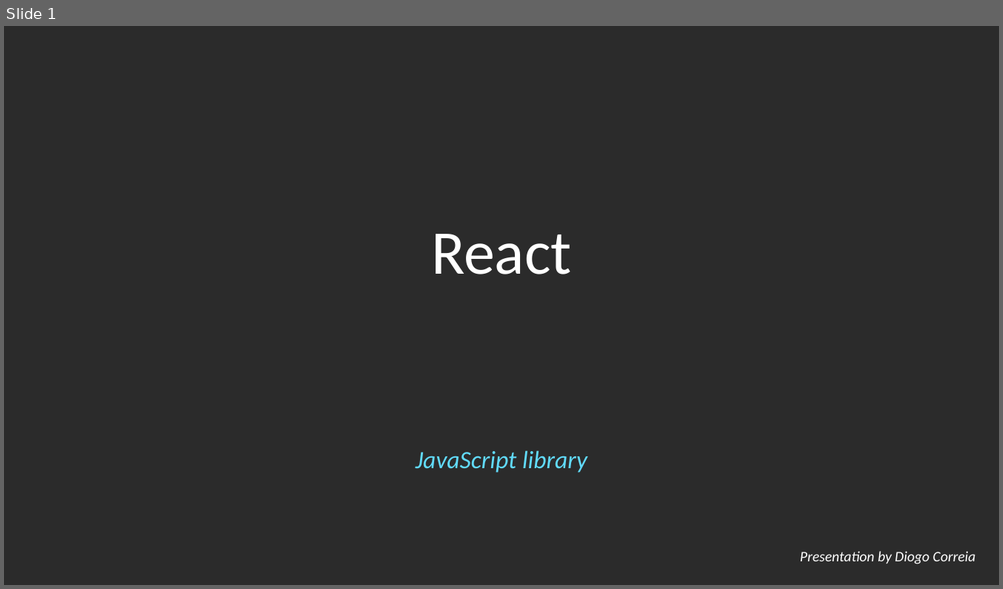
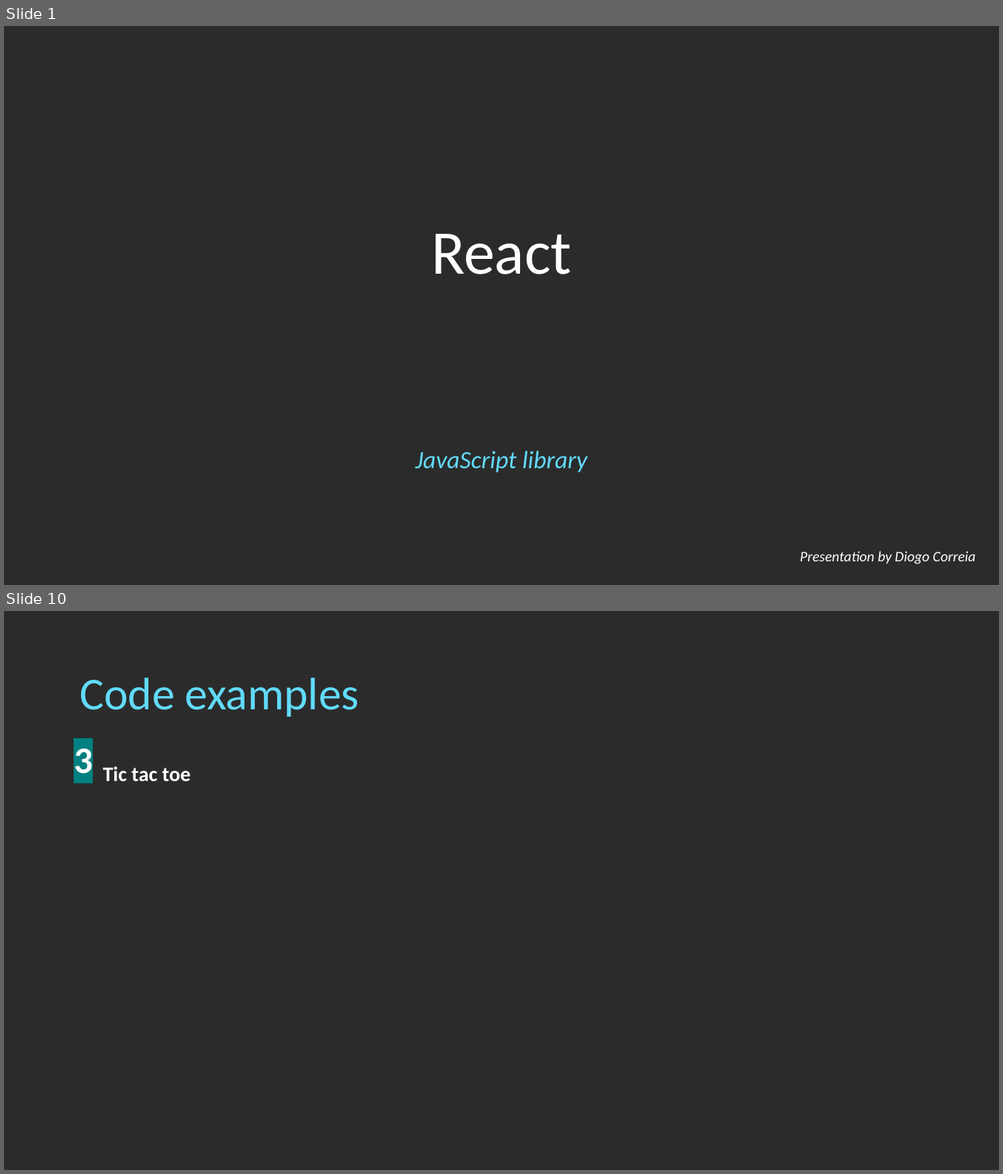
Before and after one commit to digas99/pirple-kuwtjs, a slide deck: project-2/Pirple - Project 2.pptx. Shown one above the other, each under a label of ours: slide 1 before the commit, slides 1 and 10 after it; the slides between them are not shown. The pictures are 1003x589 and 1003x1174 pixels, drawn with LibreOffice and Linux fonts; fonts in the diff are those of the drawing; background and template pictures are left out; a plain dark background stands for a picture behind light text. Boxes give left, top, right and bottom in pixels: in the first picture for what was removed or moved away, otherwise in the second. Text is boxed around its words. In the diff, an @@ line names an element or a change of style, - is before the commit and + after.

Commit message:
updated ppt presentation, only two code examples left

```diff
--- a/project-2/Pirple - Project 2.pptx
+++ b/project-2/Pirple - Project 2.pptx
@@ slide 10 added at (4, 611, 999, 1170), background picture (left out) @@
@@ title added at (79, 678, 359, 717), 44 pt, text #61DBFB @@
+Code examples
@@ text added at (74, 749, 93, 774), 36 pt, text #FFFFFF, bold @@
+3
@@ text added at (103, 766, 191, 781), 20 pt, text #FFFFFF, bold @@
+Tic tac toe
```
Also in this commit, not shown: 5 slides changed, 3 other slides added, 1 slide removed.
